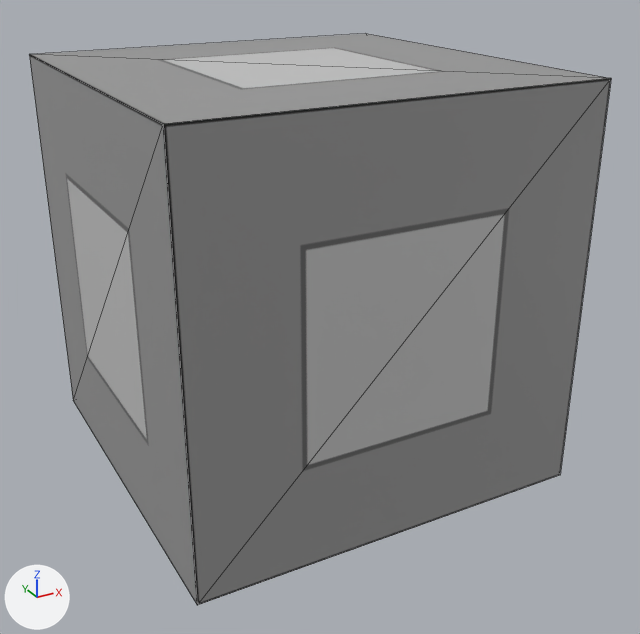
An edit to the OBJ model project/Resources/block/block.obj, drawn before and after from the same camera.
Both versions are drawn from a 50 mm camera at (-0.978, -1.9, 0.795) aimed at (0.026, -0.074, -0.118). Lighting does not change. The marker at lower left points along +X, +Y and +Z. Mesh edges are drawn as thin lines. Where no turn or scale is listed for an object, it has been applied to the vertices.
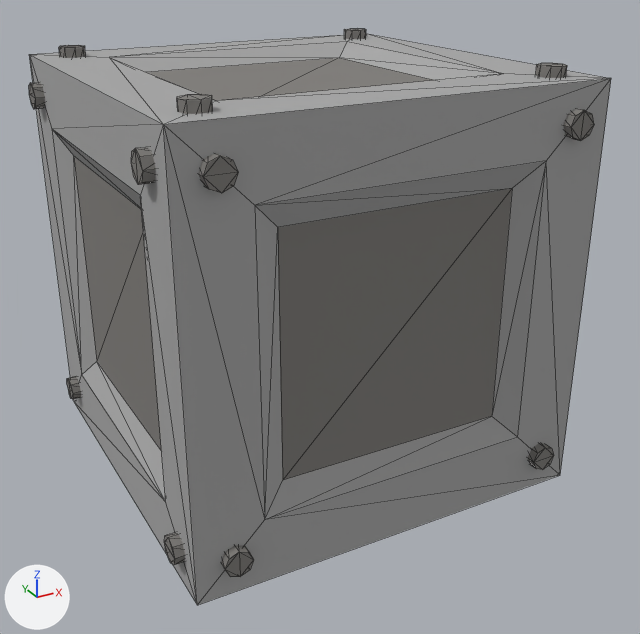
Diff of the bpy script that builds the scene:
```diff
--- a/project/Resources/block/block.obj.py
+++ b/project/Resources/block/block.obj.py
@@ img_atlas_png @@
+img_atlas_png = load_image('Atlas.png', 'Atlas.png', 32, 32, 'sRGB')
@@ mat_atlas @@
+mat_atlas = principled_material('Atlas')
+mat_atlas.texture = img_atlas_png
+mat_atlas.roughness = 1.0
@@ me_cube @@
 # used by ob_cube; location = (0.0, 0.0, 0.0)
-me_cube.from_pydata(...)  # 8 vertices, 12 faces; spans x -0.5..0.5, y -0.5..0.5, z -0.5..0.5
-me_cube.materials.append(mat_material_001)  # picture img_block_png
+me_cube.from_pydata(...)  # 440 vertices, 636 faces; spans x -0.523..0.523, y -0.523..0.523, z -0.523..0.523
+# me_cube part 1: 432 vertices added at x -0.523..0.523, y -0.523..0.523, z -0.523..0.523
+me_cube.materials.append(mat_atlas)  # picture img_atlas_png
```

Pixel boxes (x1, y1, x2, y2) of what changed, in the pictures (640 x 634 px):
'Cube', reshaped
    before: (29, 34, 611, 605)
    after: (29, 29, 611, 605)
part 1 of me_cube, added
    after: (29, 29, 611, 605)
